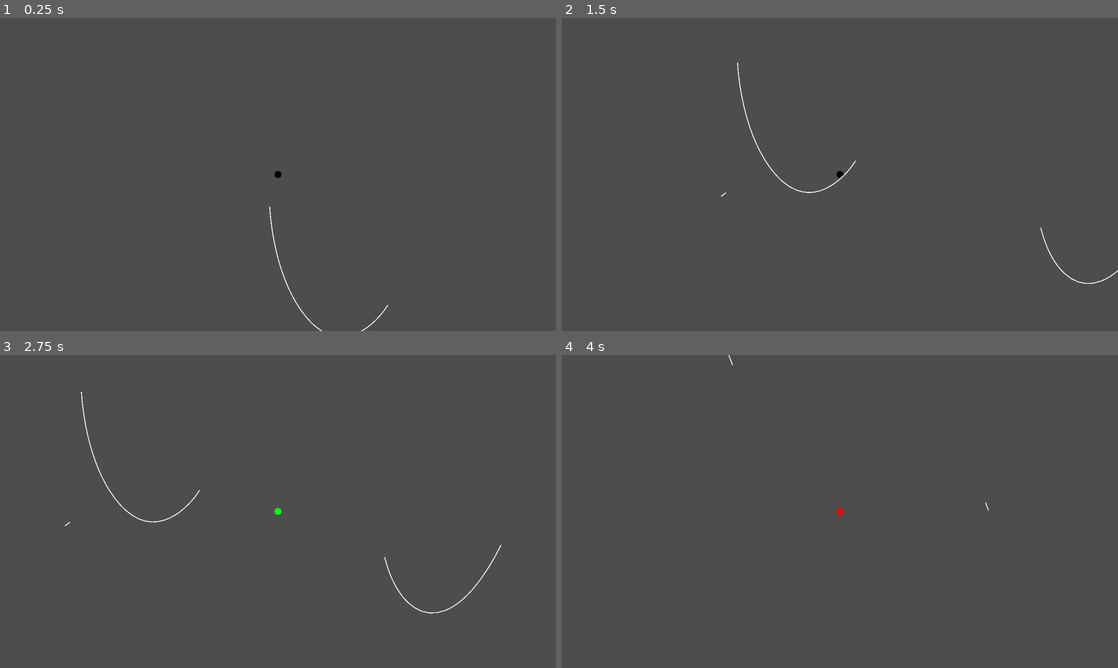
Above: before the commit, frames 1-4 (two rows, left to right).
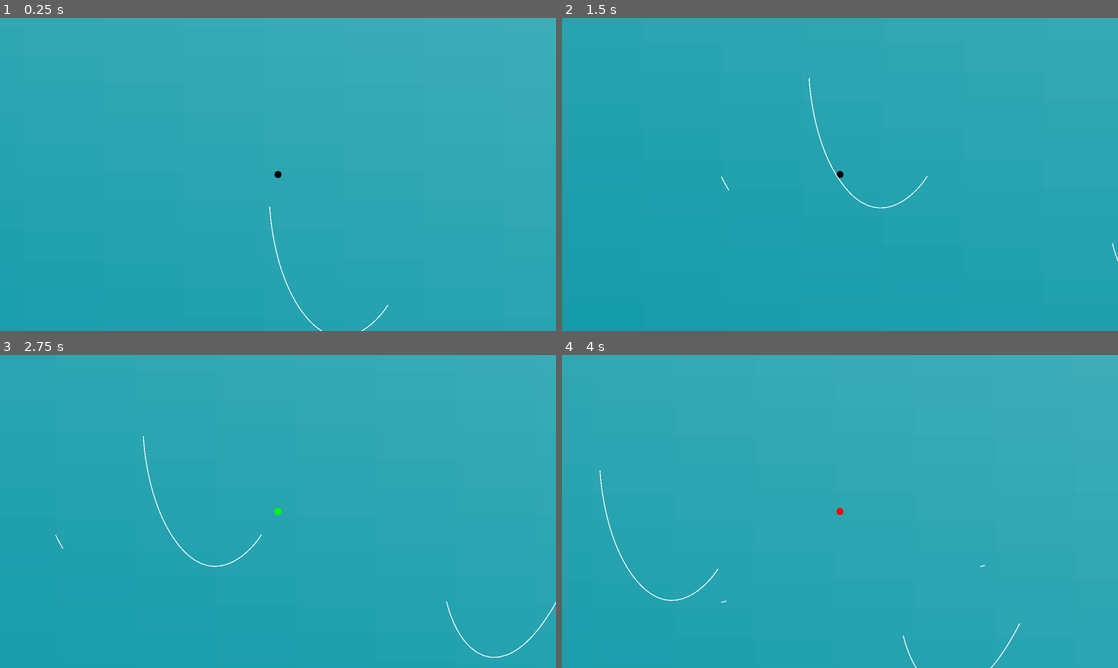
Above: after the commit, the same moments.

Repository: ekelch/cfac-jam
Game: Godot game, scene res://scenes/main.tscn
Same seed, same stepped clock (60 frames per second), same inputs: the game is played once before the commit and once after it.
Inputs (mouse positions are in pixels of both pictures, inside the frame that each line leads up to):
- Up to frame 1 (0.25 s): no input
- Up to frame 2 (1.5 s): tap Enter at 0.5 s; move the mouse to (962, 158) at 0.52 s; hold Space (bounce) 0.53-1.28 s; click (962, 158) at 0.67 s; tap Q (slow) at 0.8, 1.35 s; move the mouse to (728, 190) at 1.27 s; click (728, 190) at 1.42 s
- Up to frame 3 (2.75 s): tap Space (bounce) at 1.55 s; move the mouse to (333, 442) at 2.02 s; hold Space (bounce) from 2.03 s (still down); click (333, 442) at 2.17 s; tap Q (slow) at 2.3 s
- Up to frame 4 (4 s): move the mouse to (812, 574) at 2.77 s; release Space (bounce) at 2.78 s; tap T (grav_toggle) at 2.85 s; click (812, 574) at 2.92 s; tap Space (bounce) at 3.05 s; move the mouse to (1006, 558) at 3.52 s; hold W (modifier2) from 3.53 s (still down); click (1006, 558) at 3.67 s; tap Q (slow) at 3.8 s

The runs differ from the first frame. In frame 1, 100% of the frame differs, in the area x 0-100%, y 0-100%; in frame 2, 100%; in frame 3, 100%; in frame 4, 100%.

Commit message:
some cleanup and respawn timer

Diff:
--- a/scenes/main.tscn
+++ b/scenes/main.tscn
@@ -1,9 +1,10 @@
-[gd_scene load_steps=10 format=3 uid="uid://v6qetackdm8j"]
+[gd_scene load_steps=12 format=3 uid="uid://v6qetackdm8j"]
 
 [ext_resource type="PackedScene" uid="uid://by1svinmgiknf" path="res://scenes/player.tscn" id="1_eeafu"]
 [ext_resource type="Script" uid="uid://bnm3qa6akexeu" path="res://scripts/main.gd" id="1_jyhfs"]
 [ext_resource type="Script" uid="uid://bbni0bjodm2pd" path="res://scripts/line.gd" id="2_dkgod"]
 [ext_resource type="Script" uid="uid://ddn7rf46835se" path="res://scripts/player_paths.gd" id="4_jyhfs"]
+[ext_resource type="Script" uid="uid://droxit1u1eea8" path="res://scripts/killzone.gd" id="5_tbgi4"]
 
 [sub_resource type="Curve2D" id="Curve2D_sugp2"]
 bake_interval = 20.0
@@ -33,6 +34,8 @@
 gradient = SubResource("Gradient_0wfyh")
 fill_from = Vector2(0, 1)
 
+[sub_resource type="WorldBoundaryShape2D" id="WorldBoundaryShape2D_tefeu"]
+
 [node name="Main" type="Node"]
 script = ExtResource("1_jyhfs")
 
@@ -41,6 +44,7 @@
 
 [node name="Camera2D2" type="Camera2D" parent="player"]
 zoom = Vector2(0.5, 0.5)
+limit_bottom = 1000
 
 [node name="Path2D2" type="Path2D" parent="."]
 curve = SubResource("Curve2D_sugp2")
@@ -61,8 +65,21 @@
 script = ExtResource("4_jyhfs")
 
 [node name="Sprite2D" type="Sprite2D" parent="."]
-visible = false
 z_index = -1
-position = Vector2(3167.5, -1196)
-scale = Vector2(172.047, 108.812)
+position = Vector2(4578, -1042)
+scale = Vector2(184.469, 66.4374)
 texture = SubResource("GradientTexture2D_sugp2")
+
+[node name="killzone" type="Area2D" parent="."]
+position = Vector2(481, 919)
+script = ExtResource("5_tbgi4")
+
+[node name="CollisionShape2D" type="CollisionShape2D" parent="killzone"]
+shape = SubResource("WorldBoundaryShape2D_tefeu")
+
+[node name="Timer" type="Timer" parent="killzone"]
+wait_time = 0.5
+one_shot = true
+
+[connection signal="body_entered" from="killzone" to="killzone" method="_on_body_entered"]
+[connection signal="timeout" from="killzone/Timer" to="killzone" method="_on_timer_timeout"]
--- /dev/null
+++ b/scripts/killzone.gd
@@ -0,0 +1,10 @@
+extends Area2D
+@onready var timer: Timer = $Timer
+
+func _on_body_entered(_body: Node2D) -> void:
+	print("you died")
+	timer.start()
+
+
+func _on_timer_timeout() -> void:
+	get_tree().reload_current_scene()
--- a/scripts/line.gd
+++ b/scripts/line.gd
@@ -18,8 +18,3 @@
 			var collider = CollisionShape2D.new()
 			collider.shape = segment
 			self.add_child(collider)
-
-
-# Called every frame. 'delta' is the elapsed time since the previous frame.
-func _process(delta: float) -> void:
-	pass
--- a/scripts/main.gd
+++ b/scripts/main.gd
@@ -4,7 +4,7 @@
 func _process(_delta: float) -> void:
 	if Input.is_action_just_pressed("reset"):
 		get_tree().reload_current_scene()
-	if (Input.is_action_just_pressed("slow")):
-		Engine.time_scale = 0.2
-	if (Input.is_action_just_released("slow")):
-		Engine.time_scale = 1.0
+	#if (Input.is_action_just_pressed("slow")):
+		#Engine.time_scale = 0.2
+	#if (Input.is_action_just_released("slow")):
+		#Engine.time_scale = 1.0
--- a/scripts/player.gd
+++ b/scripts/player.gd
@@ -11,7 +11,7 @@
 		if (event.is_action_pressed("bounce")):
 			#physics_material_override.bounce = 1.0
 			colorMod.g = 1.
-			Engine.time_scale = .2
+			Engine.time_scale = .15
 		if (event.is_action_released("bounce")):
 			#physics_material_override.bounce = 0.0
 			colorMod.g = 0.
--- a/scripts/player_paths.gd
+++ b/scripts/player_paths.gd
@@ -6,7 +6,7 @@
 var point: Vector2
 var reset: bool = true
 
-func _process(delta: float) -> void:
+func _process(_delta: float) -> void:
 	if Input.is_mouse_button_pressed(MOUSE_BUTTON_LEFT):
 		if reset:
 			reset = false
@@ -27,8 +27,8 @@
 	else:
 		reset = true
 
-func newLine(point: Vector2) -> Line2D:
+func newLine(p: Vector2) -> Line2D:
 	var l = Line2D.new()
-	l.add_point(point)
+	l.add_point(p)
 	l.width = 2.0
 	return l
Not shown, added: scripts/killzone.gd.uid
